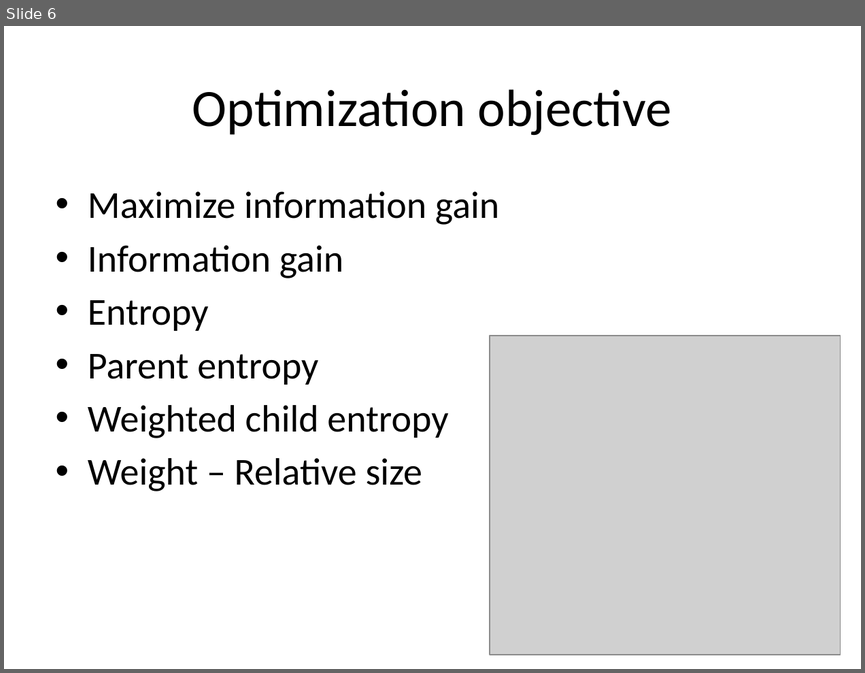
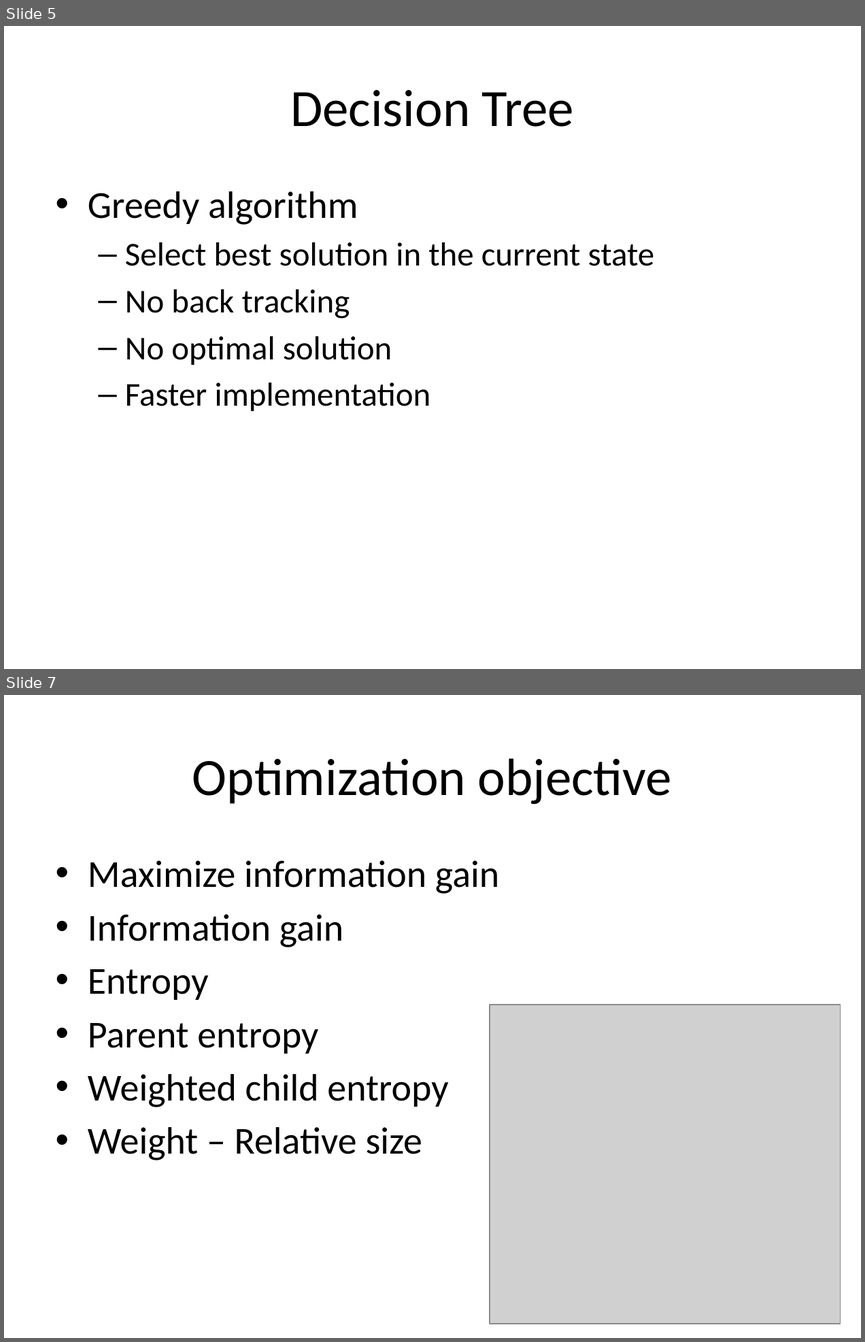
Before and after one commit to look4pritam/ArtificialIntelligence, a slide deck: MachineLearning/DecisionTree.pptx. Shown one above the other, each under a label of ours: slide 6 before the commit, slides 5 and 7 after it; the slides between them are not shown. The pictures are 865x673 and 865x1342 pixels, drawn with LibreOffice and Linux fonts; fonts in the diff are those of the drawing; grey boxes stand for pictures. Boxes give left, top, right and bottom in pixels: in the first picture for what was removed or moved away, otherwise in the second. Text is boxed around its words. In the diff, an @@ line names an element or a change of style, - is before the commit and + after.

```diff
--- a/MachineLearning/DecisionTree.pptx
+++ b/MachineLearning/DecisionTree.pptx
@@ slide 5 added at [4,26,861,669], background #FFFFFF @@
@@ title added at [290,90,574,127], 44 pt, text #000000 @@
+Decision Tree
@@ text added at [88,191,655,411], 28 pt, text #000000 @@
+• Greedy algorithm
+  – Select best solution in the current state
+  – No back tracking
+  – No optimal solution
+  – Faster implementation
@@ what was slide 6 is now slide 7 @@
```
Also in this commit, not shown: 1 slide changed.
